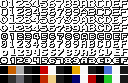
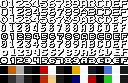
Comparing the layer stacks of the two 128 x 83 images. Changes:
painted on "chrs" over (x1=0, y1=24, x2=128, y2=32)
